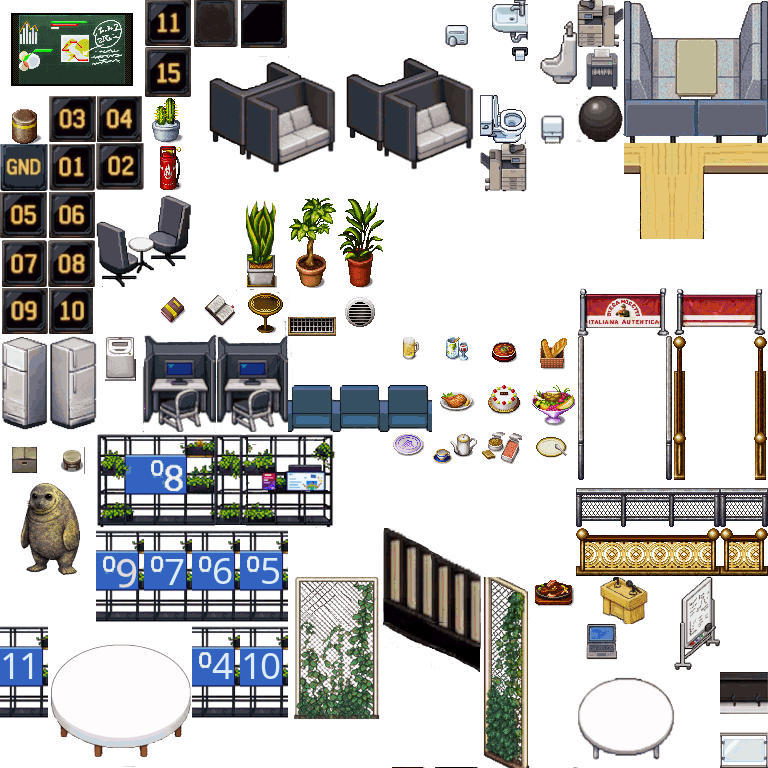
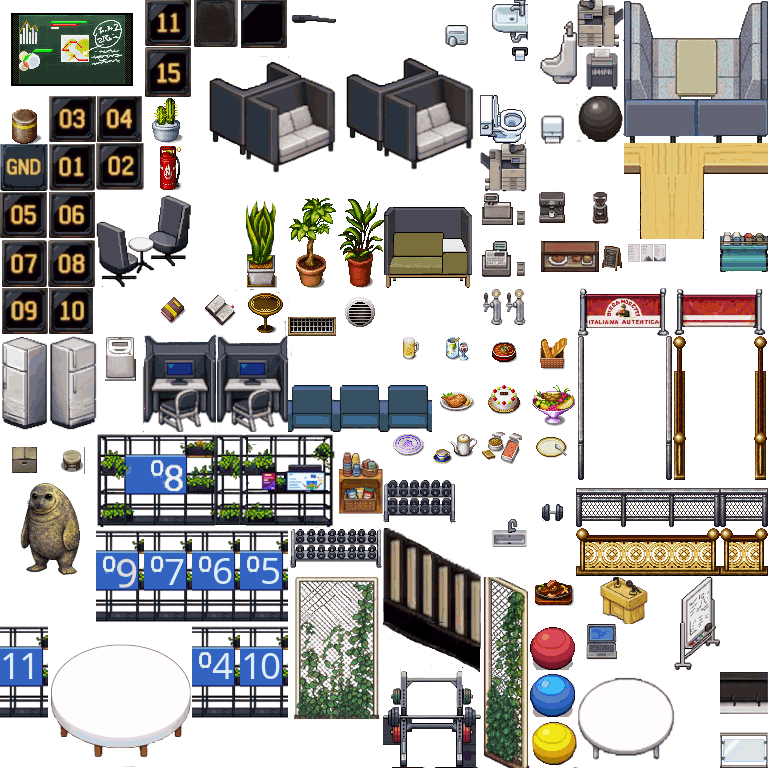
Layered file, before and after one edit (768 x 768). Changes by layer:
added layer "Pasted Layer #8" above "Pasted Layer #9" over (x1=339, y1=452, x2=383, y2=514)
added layer "Pasted Layer #9" above "Pasted Layer #15" over (x1=720, y1=232, x2=768, y2=272)
added layer "Pasted Layer #15" above "Pasted Layer #14" over (x1=336, y1=529, x2=356, y2=562)
added layer "Pasted Layer #14" above "Pasted Layer #21" over (x1=316, y1=529, x2=336, y2=562)
added layer "Pasted Layer #21" above "Pasted Layer #20" over (x1=383, y1=666, x2=482, y2=767)
added layer "Pasted Layer #20" above "Pasted Layer #19" over (x1=532, y1=722, x2=577, y2=765)
added layer "Pasted Layer #19" above "Pasted Layer #18" over (x1=530, y1=674, x2=575, y2=717)
added layer "Pasted Layer #18" above "Pasted Layer #17" over (x1=530, y1=627, x2=575, y2=670)
added layer "Pasted Layer #16" above "Floated Layer #1" over (x1=383, y1=480, x2=456, y2=523)
added layer "Floated Layer #1" above "Pasted Layer #13" over (x1=356, y1=529, x2=382, y2=568)
added layer "Pasted Layer #13" above "Pasted Layer #12" over (x1=290, y1=529, x2=319, y2=568)
added layer "Pasted Layer #12" above "Floated Layer" over (x1=492, y1=519, x2=527, y2=547)
added layer "tilesets_modern___mack_by_milkian_dbz1aoz-375w-2x.png copy" above "Transformation" over (x1=483, y1=289, x2=524, y2=321)
added layer "Transformation" above "Pasted Layer #11" over (x1=628, y1=244, x2=666, y2=262)
added layer "Pasted Layer #7" above "Pasted Layer #6" over (x1=541, y1=241, x2=599, y2=272)
added layer "Pasted Layer #4" above "Pasted Layer #3" over (x1=482, y1=241, x2=511, y2=277)
added layer "Pasted Layer #3" above "Pasted Layer #2" over (x1=592, y1=192, x2=610, y2=224)
added layer "Pasted Layer #2" above "Pasted Layer" over (x1=539, y1=191, x2=565, y2=223)
added layer "Pasted Layer" above "Pasted Layer #1" over (x1=482, y1=193, x2=514, y2=225)
added layer "Pasted Layer #1" above "Pasted Layer copy" over (x1=384, y1=207, x2=472, y2=288)
…and 6 more changes (6 added)
